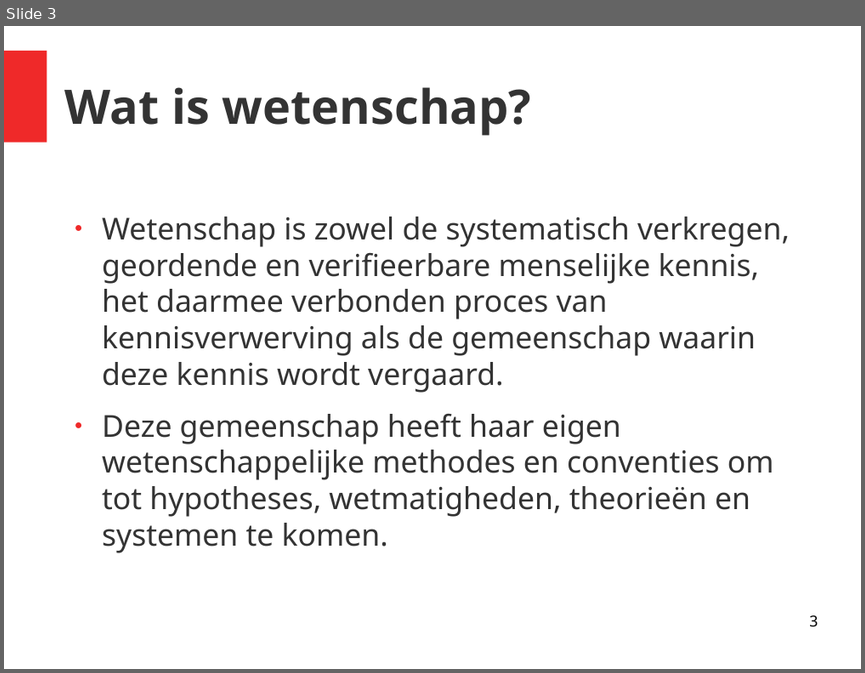
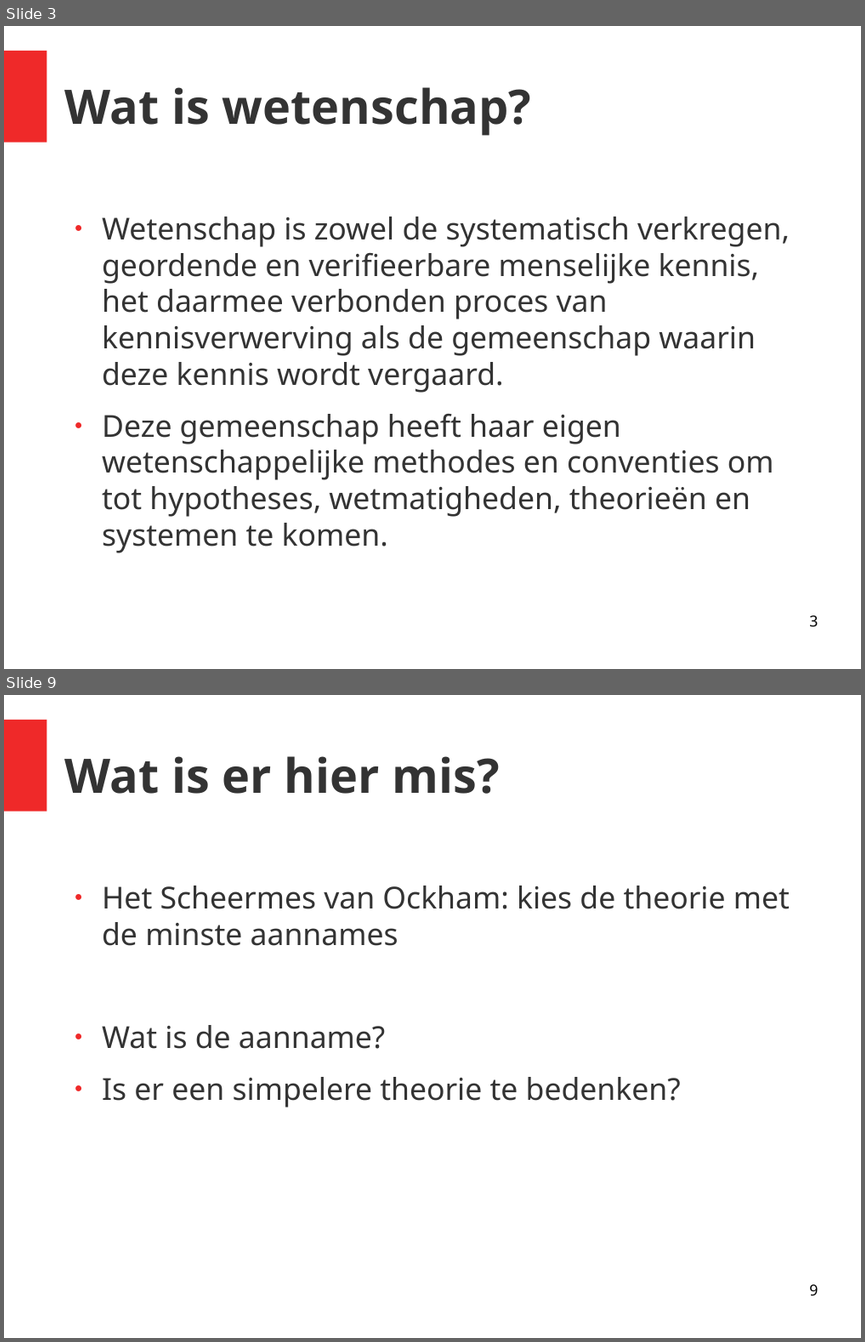
Before and after one commit to richelbilderbeek/gastles_petje_af_20201011, a slide deck: presentatie.odp. Shown one above the other, each under a label of ours: slide 3 before the commit, slides 3 and 9 after it; the slides between them are not shown. The pictures are 865x673 and 865x1342 pixels, drawn with LibreOffice and Linux fonts; fonts in the diff are those of the drawing. Boxes give left, top, right and bottom in pixels: in the first picture for what was removed or moved away, otherwise in the second. Text is boxed around its words. In the diff, an @@ line names an element or a change of style, - is before the commit and + after.

```diff
--- a/presentatie.odp
+++ b/presentatie.odp
@@ slide 9 added at <box>4,695,861,1338</box>, background #FFFFFF; not listed: 1 template element that a slide beside it also shows @@
@@ title added at <box>65,756,499,794</box>, 44 pt, text #333333, bold @@
+Wat is er hier mis?
@@ text added at <box>102,885,789,1107</box>, 28 pt, text #333333 @@
+● Het Scheermes van Ockham: kies de theorie met de minste aannames
+● Wat is de aanname?
+● Is er een simpelere theorie te bedenken?
@@ page number added at <box>809,1284,817,1296</box>, 14 pt, text #000000 @@
+9
```
Also in this commit, not shown: 25 other slides added, 9 other files.
